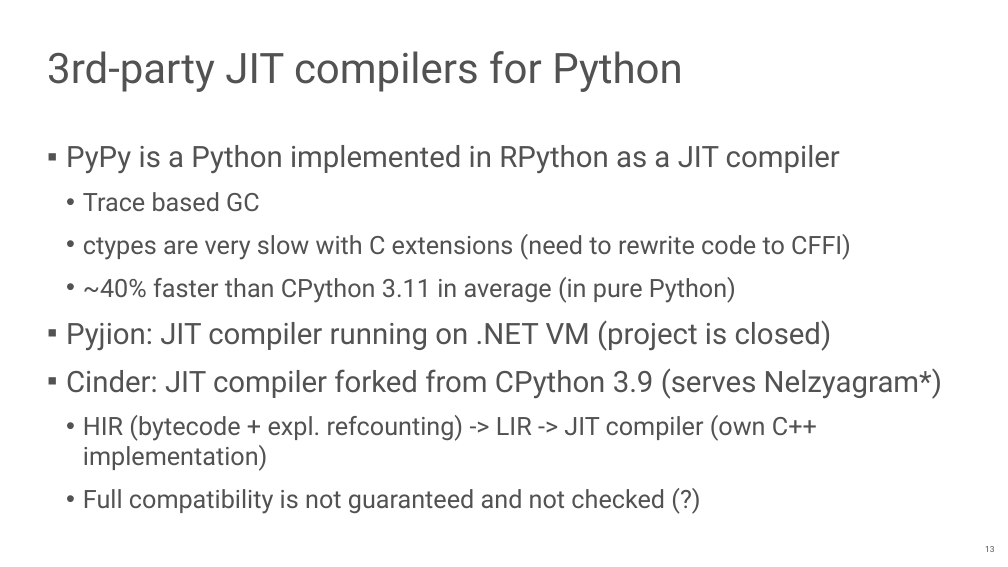
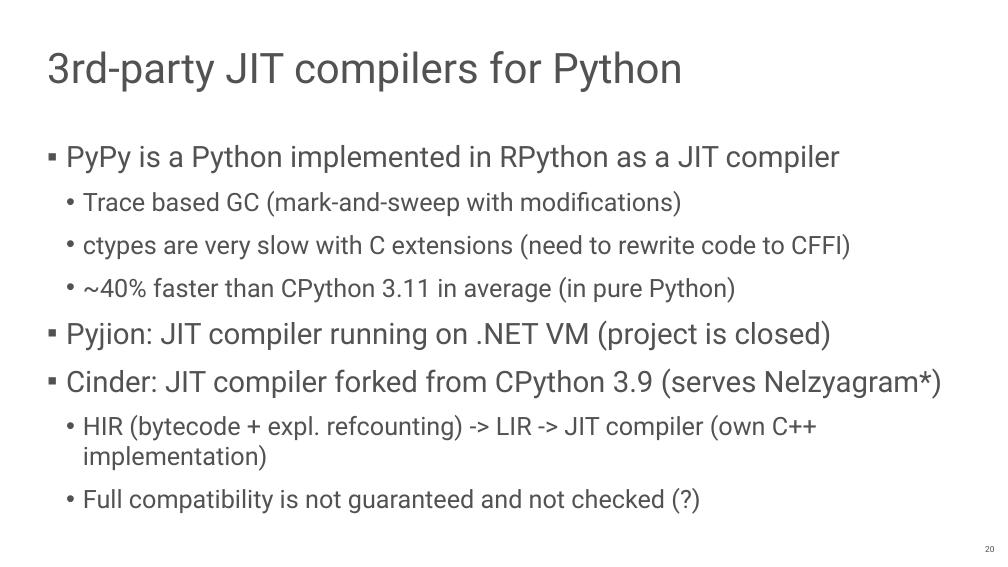
Before and after one commit to NN-complr-tech/Complr-course-lectures, a slide deck: slide 20 of 10-Python-internals-and-JIT-compilers.pptx (slide 13 before the commit). Drawn at 1008x567 pixels with LibreOffice and Linux fonts; fonts in the diff are those of the drawing. Boxes give left, top, right and bottom in pixels: in the first picture for what was removed or moved away, otherwise in the second. Text is boxed around its words. In the diff, an @@ line names an element or a change of style, - is before the commit and + after.

Commit message:
The second version of Python internals lecture

```diff
--- a/10-Python-internals-and-JIT-compilers.pptx
+++ b/10-Python-internals-and-JIT-compilers.pptx
@@ text at (83, 191, 682, 217): text changed @@
-  • Trace based GC
+  • Trace based GC (mark-and-sweep with modifications)
@@ page number at (985, 546, 994, 552): text changed @@
-13
+20
```
Also in this commit, not shown: 4 other slides changed, 8 slides added.
